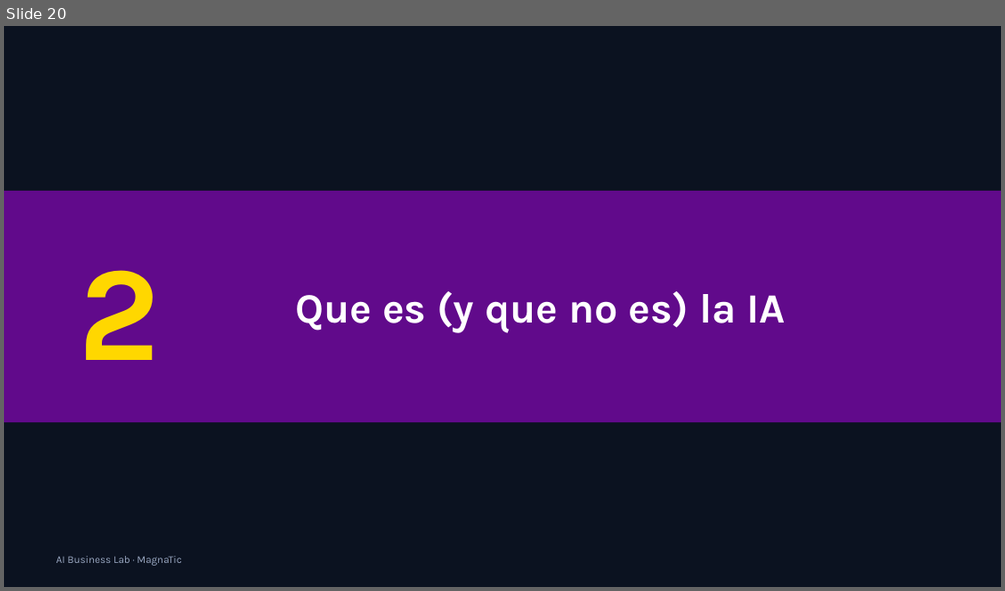
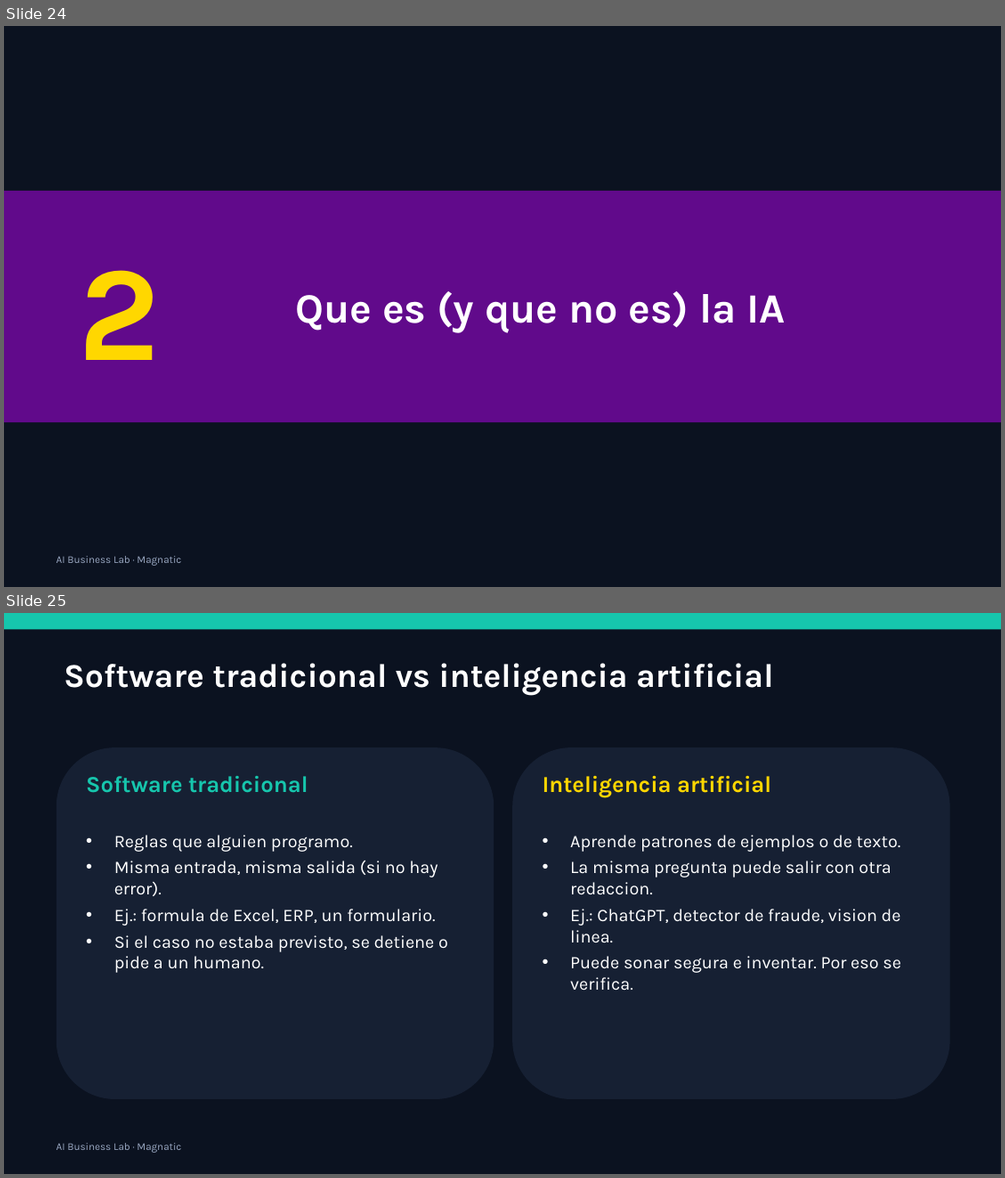
Before and after one commit to xander0408/CURSOS, a slide deck: AI-Business-Lab-Presentacion.pptx. Shown one above the other, each under a label of ours: slide 20 before the commit, slides 24 and 25 after it. The pictures are 1005x591 and 1005x1178 pixels, drawn with LibreOffice and Linux fonts; fonts in the diff are those of the drawing. Boxes give left, top, right and bottom in pixels: in the first picture for what was removed or moved away, otherwise in the second. Text is boxed around its words. In the diff, an @@ line names an element or a change of style, - is before the commit and + after.

```diff
--- a/AI-Business-Lab-Presentacion.pptx
+++ b/AI-Business-Lab-Presentacion.pptx
@@ slide 25 added at box(4, 613, 1001, 1174), background #0B1220 @@
@@ rectangle added at box(4, 613, 1001, 629), fill #16C6AD @@
@@ text added at box(64, 663, 774, 696), 32 pt, text #FFFFFF, bold @@
+Software tradicional vs inteligencia artificial
@@ rounded rectangle added at box(57, 747, 494, 1099), fill #162033 @@
@@ rounded rectangle added at box(512, 747, 950, 1099), fill #162033 @@
@@ text added at box(86, 776, 308, 793), 22 pt, text #16C6AD, bold @@
+Software tradicional
@@ text added at box(542, 775, 771, 798), 22 pt, text #FFD700, bold @@
+Inteligencia artificial
@@ text added at box(114, 835, 448, 973), 17 pt, text #FFFFFF @@
+• Reglas que alguien programo.
+• Misma entrada, misma salida (si no hay error).
+• Ej.: formula de Excel, ERP, un formulario.
+• Si el caso no estaba previsto, se detiene o pide a un humano.
@@ text added at box(570, 835, 901, 990), 17 pt, text #FFFFFF @@
+• Aprende patrones de ejemplos o de texto.
+• La misma pregunta puede salir con otra redaccion.
+• Ej.: ChatGPT, detector de fraude, vision de linea.
+• Puede sonar segura e inventar. Por eso se verifica.
@@ text added at box(57, 1143, 181, 1152), 10 pt, text #9AA8C2 @@
+AI Business Lab · Magnatic
@@ what was slide 20 is now slide 24 @@
@@ slide 24 changed as well @@
@@ text at box(57, 556, 181, 565): text changed @@
-AI Business Lab · MagnaTic
+AI Business Lab · Magnatic
```
Also in this commit, not shown: 67 other slides changed, 8 other slides added, 24 other files.
